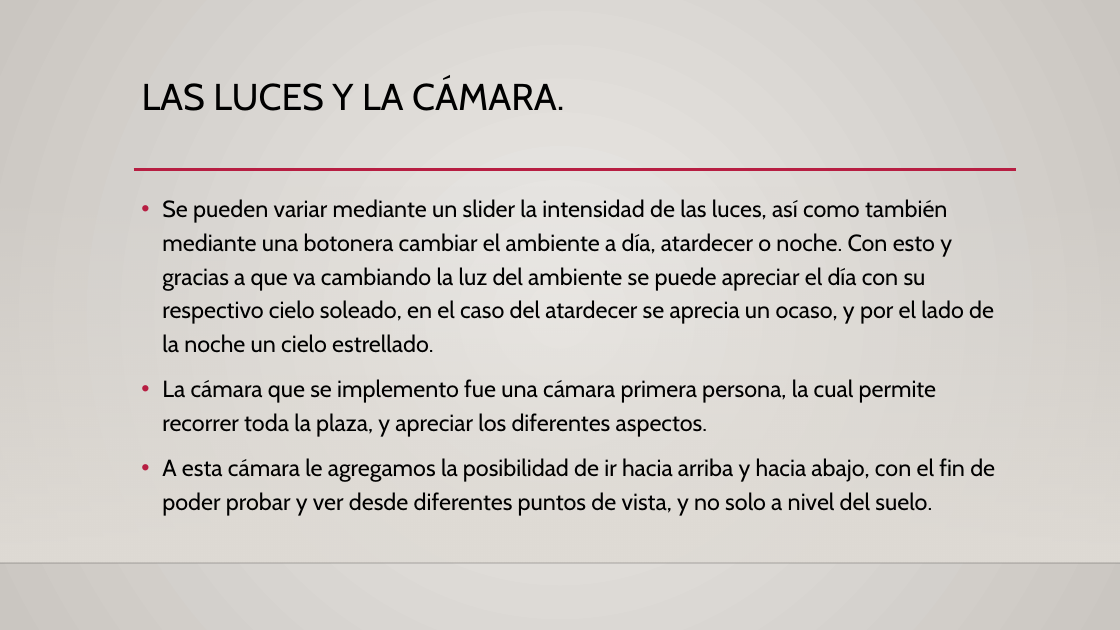
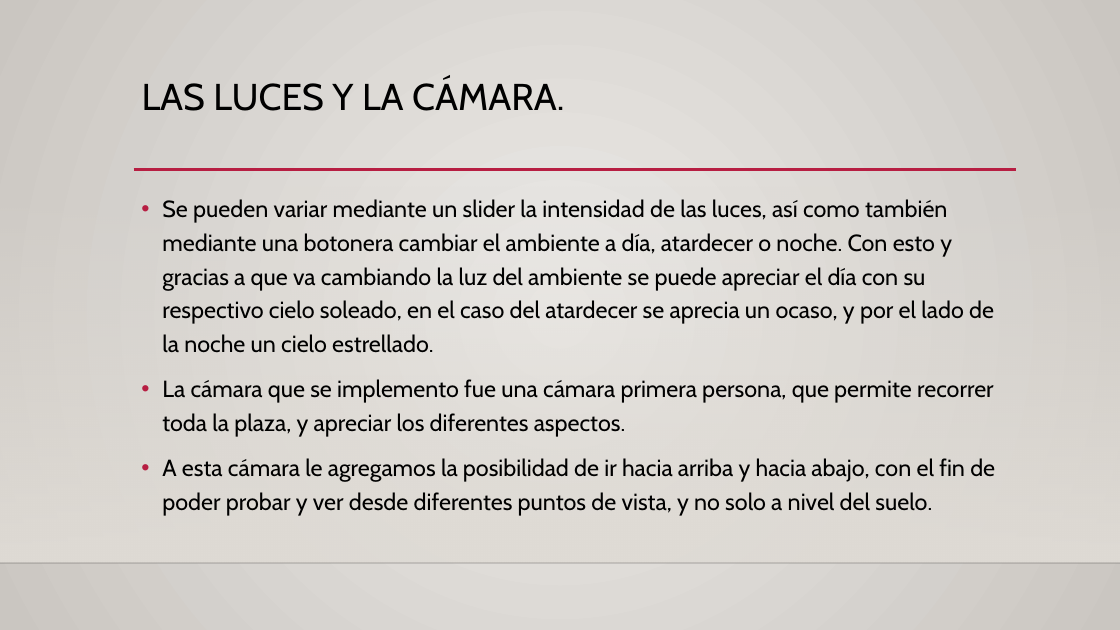
Before and after one commit to brunnerfrancisco/Proyecto-Final-CG, a slide deck: slide 13 of Proyecto 1/Presentacion Proyecto 2.pptx. Drawn at 1120x630 pixels with LibreOffice and Linux fonts; fonts in the diff are those of the drawing; background and template pictures are left out. Boxes give left, top, right and bottom in pixels: in the first picture for what was removed or moved away, otherwise in the second. Text is boxed around its words. In the diff, an @@ line names an element or a change of style, - is before the commit and + after.

```diff
--- a/Proyecto 1/Presentacion Proyecto 2.pptx
+++ b/Proyecto 1/Presentacion Proyecto 2.pptx
@@ text at bbox=[162, 379, 994, 437]: text changed @@
-• La cámara que se implemento fue una cámara primera persona, la cual permite recorrer toda la plaza, y apreciar los diferentes aspectos.
+• La cámara que se implemento fue una cámara primera persona, que permite recorrer toda la plaza, y apreciar los diferentes aspectos.
```
Also in this commit, not shown: 8 other slides changed.
